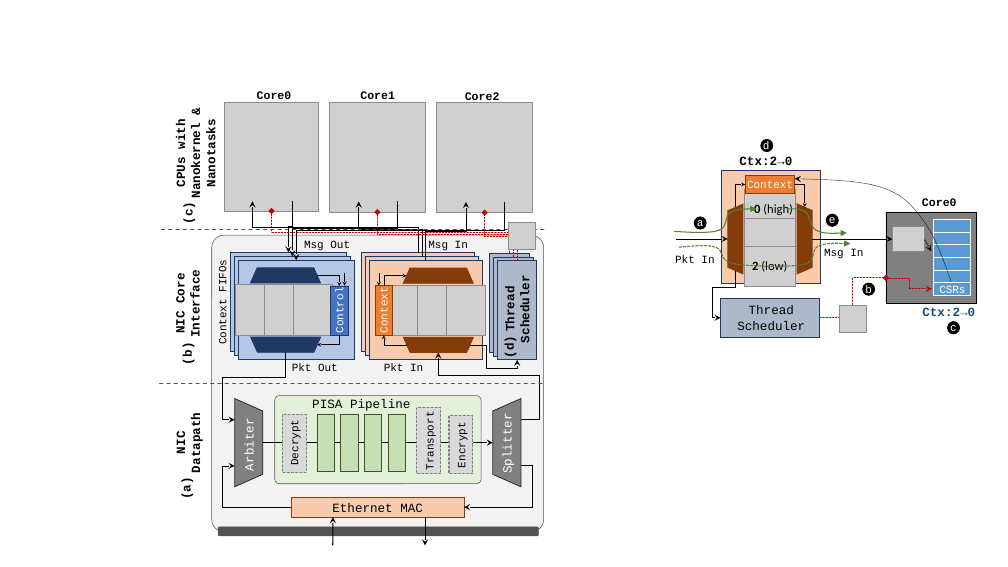
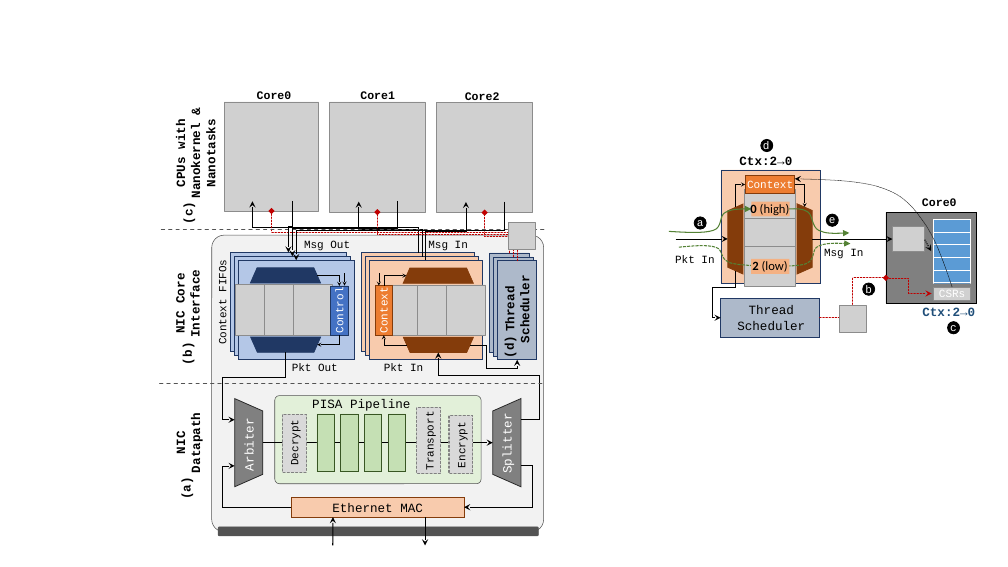
Before and after one commit to sibanez12/SIGCOMM-20-Nanoservices-Architecture, a slide deck: slide 13 of figures/source/figures.pptx (slide 12 before the commit). Drawn at 1008x567 pixels with LibreOffice and Linux fonts; fonts in the diff are those of the drawing; grey boxes stand for pictures. Boxes give left, top, right and bottom in pixels: in the first picture for what was removed or moved away, otherwise in the second. Text is boxed around its words. In the diff, an @@ line names an element or a change of style, - is before the commit and + after.

```diff
--- a/figures/source/figures.pptx
+++ b/figures/source/figures.pptx
@@ freeform shape: place and size @@
-freeform shape at [795, 178, 951, 281]
+freeform shape at [795, 178, 952, 287]
@@ freeform shape: place and size @@
-freeform shape at [675, 209, 757, 232]
+freeform shape at [669, 209, 752, 232]
@@ text "0 (high)": place and size @@
-text "0 (high)" at [754, 204, 793, 215]
+text "0 (high)" at [750, 202, 790, 216]
@@ rectangle added at [752, 202, 790, 217], fill #F4B183 @@
@@ freeform shape at [789, 209, 850, 233]: outline redrawn @@
@@ rectangle added at [752, 259, 790, 274], fill #F4B183 @@
@@ elbow arrow moved from (886, 278) - (932, 289) to (886, 278) - (932, 293) @@
@@ rectangle added at [929, 284, 974, 303], fill #808080 @@
@@ text "CSRs": place and size @@
-text "CSRs" at [939, 285, 965, 296]
+text "CSRs" at [939, 290, 965, 301]
@@ picture added at [934, 287, 971, 300] @@
```
Also in this commit, not shown: 3 other slides changed, 1 slide added, 19 other files.
